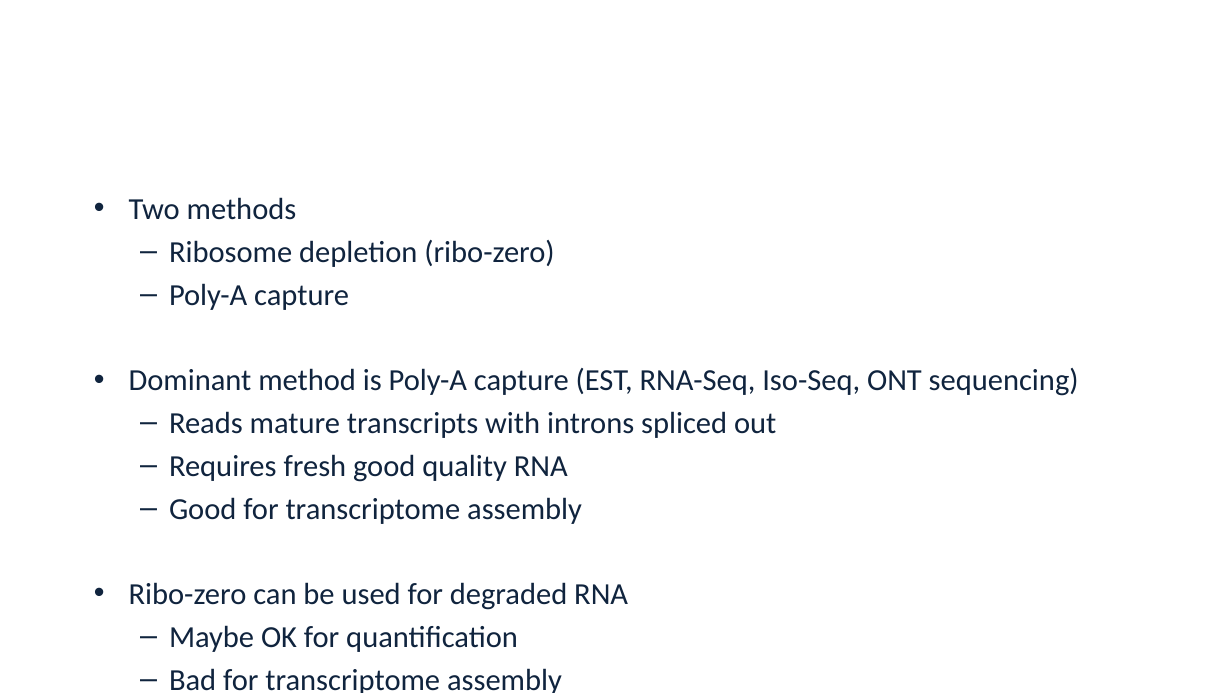
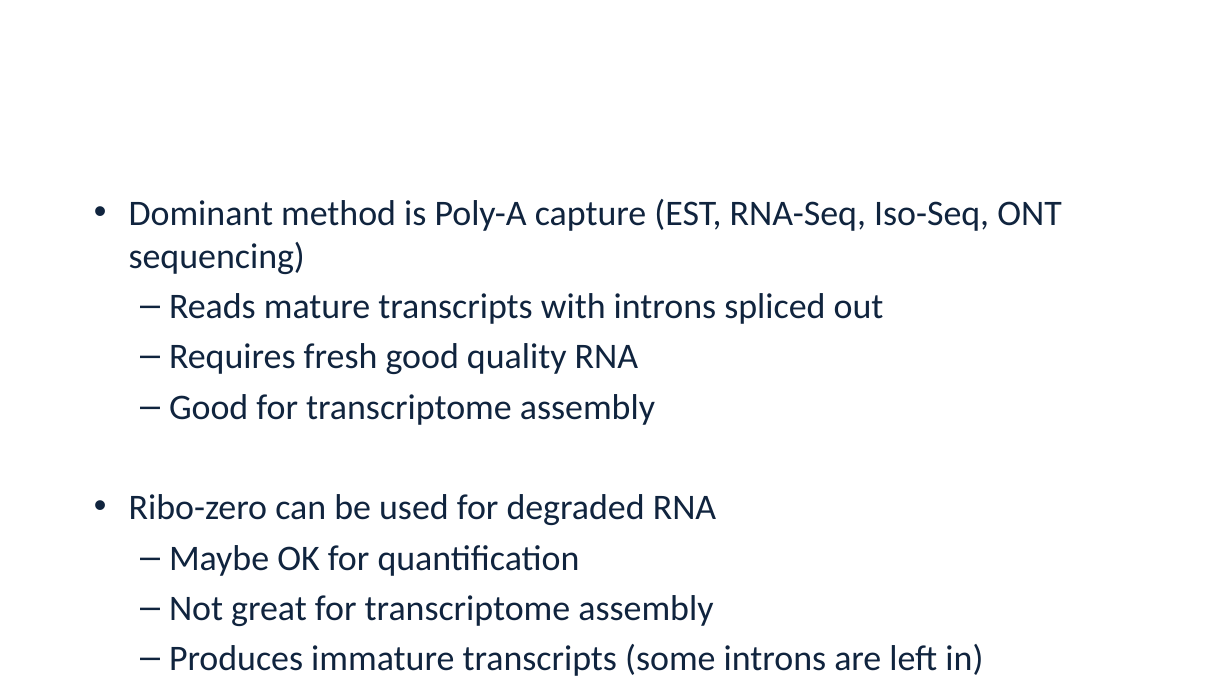
Before and after one commit to alekseyzimin/BME-Algorithms-for-Analysis-of-Genomic-Data, a slide deck: slide 16 of Lectures/Week 9 -- Transcript sequencing and Assembly.pptx (slide 12 before the commit). Drawn at 1232x693 pixels with LibreOffice and Linux fonts; fonts in the diff are those of the drawing; background and template pictures are left out. Boxes give left, top, right and bottom in pixels: in the first picture for what was removed or moved away, otherwise in the second. Text is boxed around its words. In the diff, an @@ line names an element or a change of style, - is before the commit and + after.

```diff
--- a/Lectures/Week 9 -- Transcript sequencing and Assembly.pptx
+++ b/Lectures/Week 9 -- Transcript sequencing and Assembly.pptx
@@ text at <box>129,197,554,310</box>: paragraphs removed @@
-• Two methods
-  – Ribosome depletion (ribo-zero)
-  – Poly-A capture
@@ text at <box>129,199,1061,576</box>: size 23.8 to 28 pt in "Dominant method is Poly-A capture (EST, RNA-Seq, ...", "Reads mature transcripts with introns spliced out", "Requires fresh good quality RNA", "Good for transcriptome assembly" and 2 more places @@
@@ text at <box>169,595,983,676</box>: text changed; size 23.8 to 28 pt @@
-  – Bad for transcriptome assembly
+  – Not great for transcriptome assembly
+  – Produces immature transcripts (some introns are left in)
```
Also in this commit, not shown: 3 other slides changed, 4 slides added.
